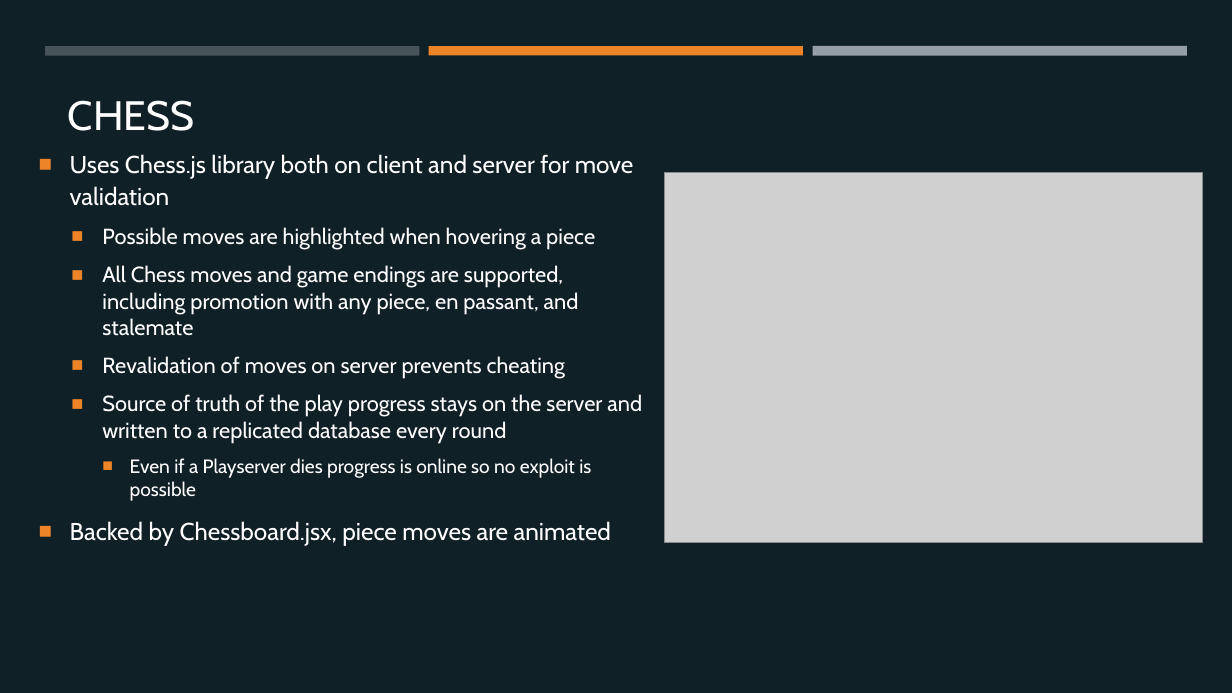
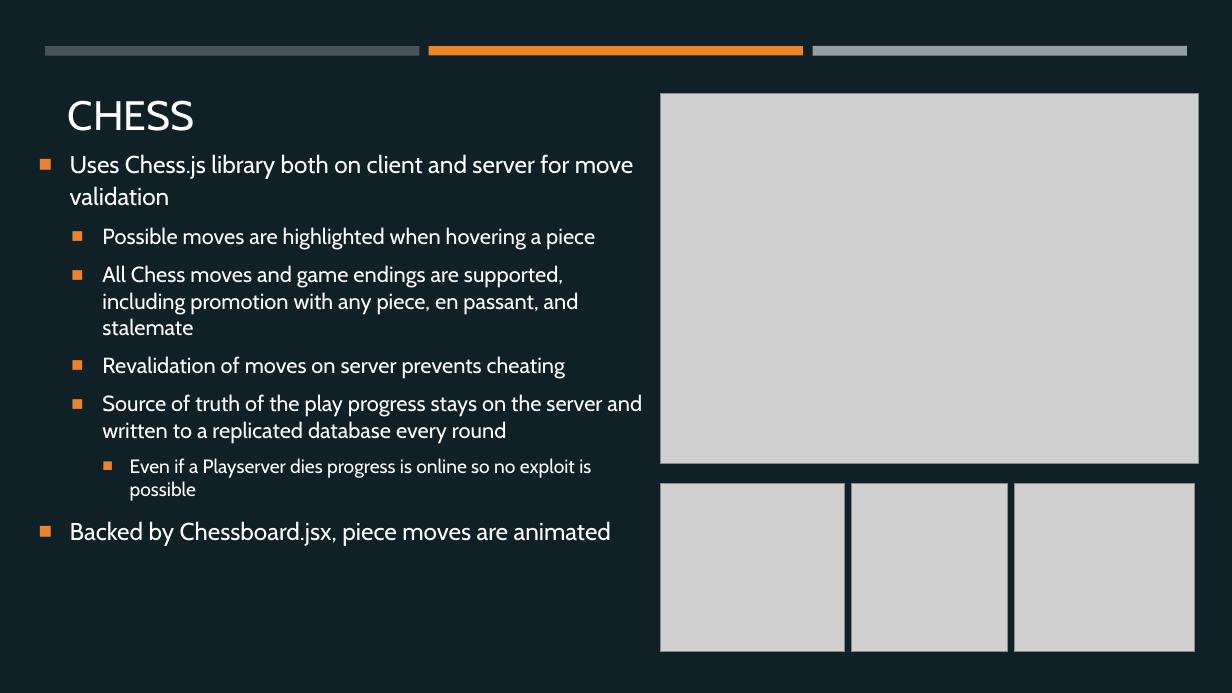
Before and after one commit to margaeor/COMP414-Distributed-Systems, a slide deck: slide 17 of presentation/Distributed.pptx. Drawn at 1232x693 pixels with LibreOffice and Linux fonts; fonts in the diff are those of the drawing; grey boxes stand for pictures. Boxes give left, top, right and bottom in pixels: in the first picture for what was removed or moved away, otherwise in the second. Text is boxed around its words. In the diff, an @@ line names an element or a change of style, - is before the commit and + after.

```diff
--- a/presentation/Distributed.pptx
+++ b/presentation/Distributed.pptx
@@ picture: place and size @@
-picture at box(665, 173, 1202, 543)
+picture at box(660, 93, 1198, 463)
@@ picture added at box(660, 483, 845, 652) @@
@@ picture added at box(852, 483, 1007, 652) @@
@@ picture added at box(1015, 483, 1195, 652) @@
```
